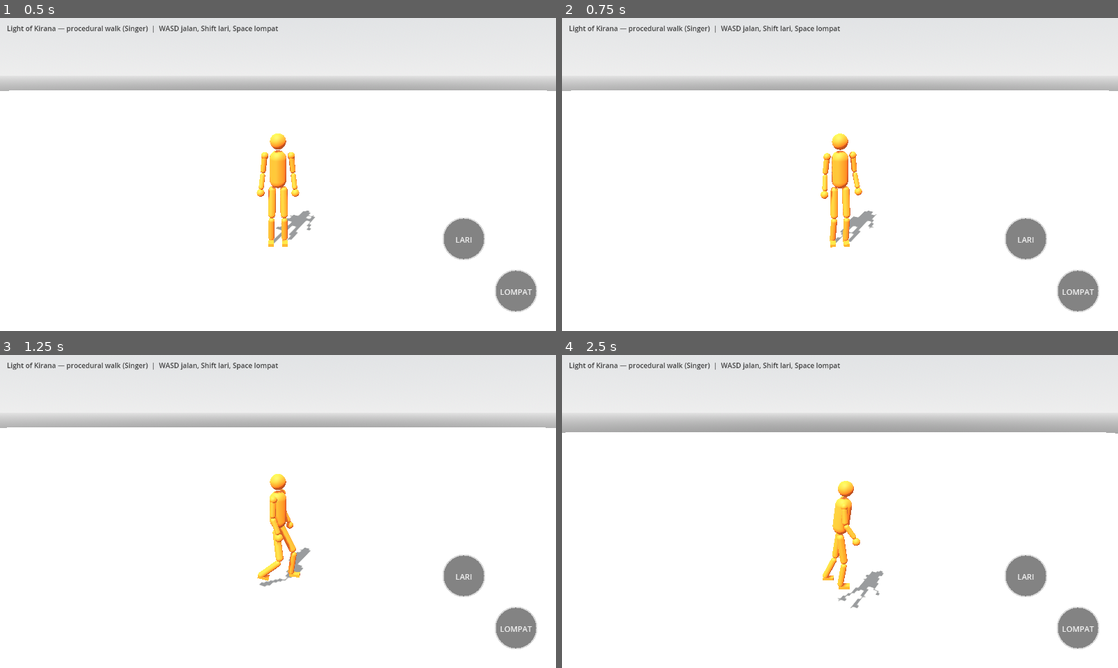
Above: before the commit, frames 1-4 (two rows, left to right).
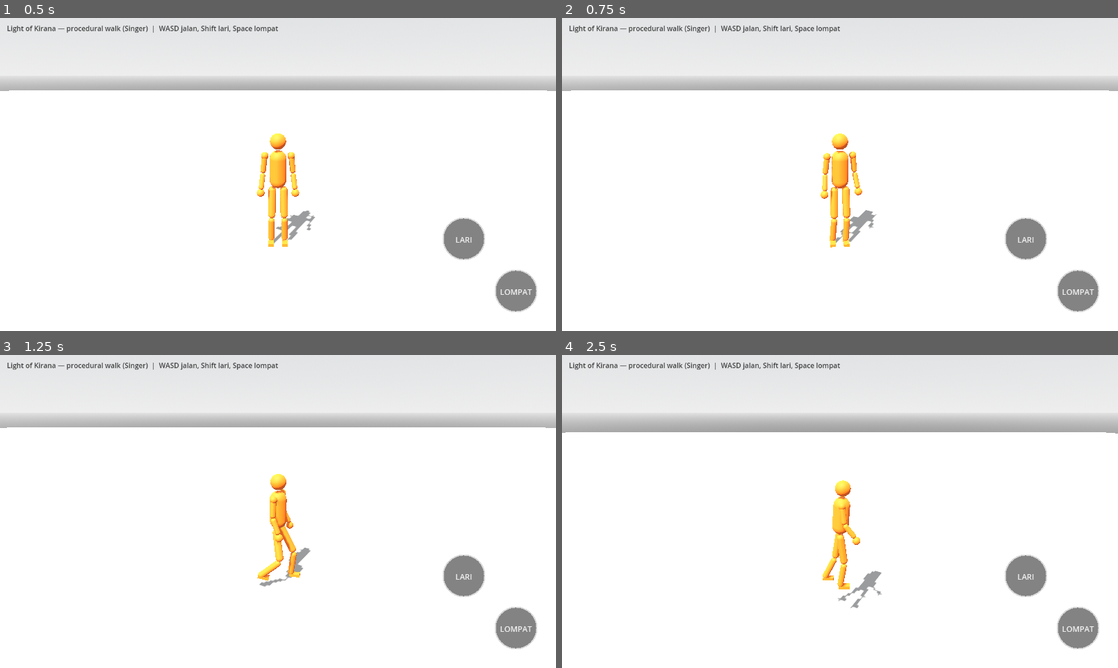
Above: after the commit, the same moments.

Repository: bagus123triga/light-of-kirana
Game: Godot game, scene res://scenes/main.tscn
The game is run twice, just before and just after one commit, with the same random seed, the same clock (stepped at 60 frames per second) and the same inputs.
Inputs (mouse positions are in pixels of both pictures, inside the frame that each line leads up to):
- Up to frame 1 (0.5 s): no input
- Up to frame 2 (0.75 s): tap Enter at 0.5 s; drag from (617, 271) to (895, 105) at 0.52 s
- Up to frame 3 (1.25 s): no input
- Up to frame 4 (2.5 s): drag from (1023, 577) to (812, 574) at 1.27 s; move the mouse to (1079, 627) at 2.02 s; hold D from 2.03 s (still down); hold Shift from 2.03 s (still down); click (1079, 627) at 2.17 s

Frame 1 is identical in both runs. In frame 2, less than 0.1% of the frame differs, in the area x 46-55%, y 37-66%; in frame 3, less than 0.1%; in frame 4, 0.3%, in the area x 48-58%, y 40-77%.

Commit message:
Make wingsuit fall pose belly-down

Diff:
--- a/scripts/procedural_humanoid.gd
+++ b/scripts/procedural_humanoid.gd
@@ -640,7 +640,8 @@
 				# Re-parent the ankle target to the pelvis in this same frame.
 				# Wingsuit / skydiving silhouette: legs trail slightly apart
 				# with a soft knee bend, rather than hanging as a rigid pair.
-				airborne_target = hip_global + Vector3(0, -(LEG_UPPER + LEG_LOWER - 0.10), 0) + right * jump_side * 0.18 + forward * 0.06
+				# Belly-down glide: legs trail behind the pelvis with a relaxed knee bend.
+				airborne_target = hip_global + Vector3(0, -0.22, 0) - forward * 0.58 + right * jump_side * 0.14
 				foot_stepping[i] = false
 				foot_step_t[i] = 0.0
 				foot_planted_pos[i] = airborne_target
@@ -718,7 +719,10 @@
 	# Positive X rotation leans the torso toward the character's +Z forward.
 	var forward_lean := 0.025 if not is_running else 0.18
 	var is_gliding_fall := not on_floor_now and jump_state != 2
-	body_root.rotation.x = 0.10 if is_gliding_fall else speed_factor * forward_lean
+	# Rotate the torso/head forward into a prone, belly-down wingsuit pose.
+	# Blend into/out of the pose so stepping off an edge does not snap.
+	var body_pitch_target := 1.28 if is_gliding_fall else speed_factor * forward_lean
+	body_root.rotation.x = lerp_angle(body_root.rotation.x, body_pitch_target, clampf(delta * 4.5, 0.0, 1.0))
 	body_root.rotation.z = sin(time_alive * 2.2) * 0.035 if is_gliding_fall else sin(gait_phase) * 0.02 * speed_factor
 	hip_global = body_root.global_position
 
